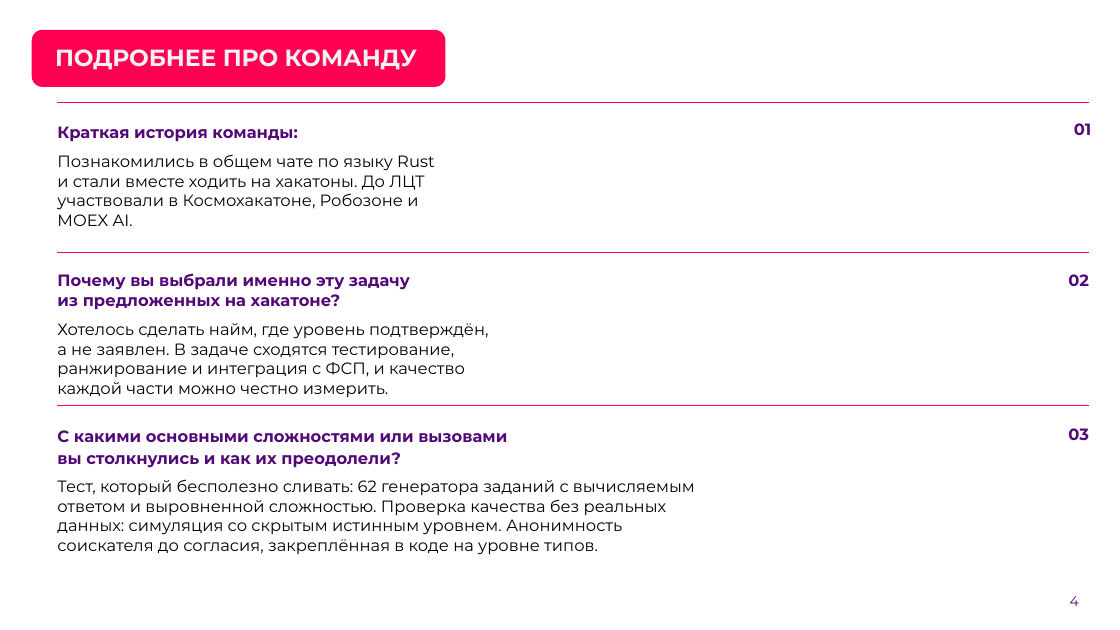
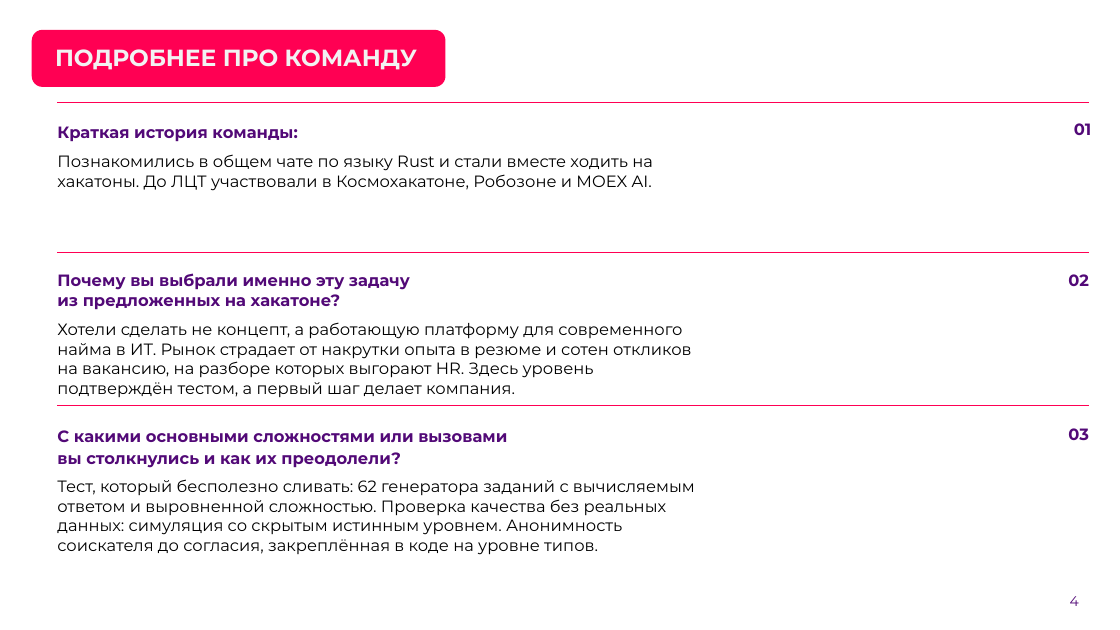
Before and after one commit to K1NGSM4N3/fsp-hack, a slide deck: slide 4 of docs/presentation.pptx. Drawn at 1120x630 pixels with LibreOffice and Linux fonts; fonts in the diff are those of the drawing; background and template pictures are left out. Boxes give left, top, right and bottom in pixels: in the first picture for what was removed or moved away, otherwise in the second. Text is boxed around its words. In the diff, an @@ line names an element or a change of style, - is before the commit and + after.

```diff
--- a/docs/presentation.pptx
+++ b/docs/presentation.pptx
@@ text "Познакомились в общем чате по ..." rewrapped from (57,154,434,226) to (57,154,653,191) @@
@@ text at (57,322,691,397): text changed @@
-Хотелось сделать найм, где уровень подтверждён, а не заявлен. В задаче сходятся тестирование, ранжирование и интеграция с ФСП, и качество каждой части можно честно измерить.
+Хотели сделать не концепт, а работающую платформу для современного найма в ИТ. Рынок страдает от накрутки опыта в резюме и сотен откликов на вакансию, на разборе которых выгорают HR. Здесь уровень подтверждён тестом, а первый шаг делает компания.
```
Also in this commit, not shown: 2 other slides changed, 1 other file.
